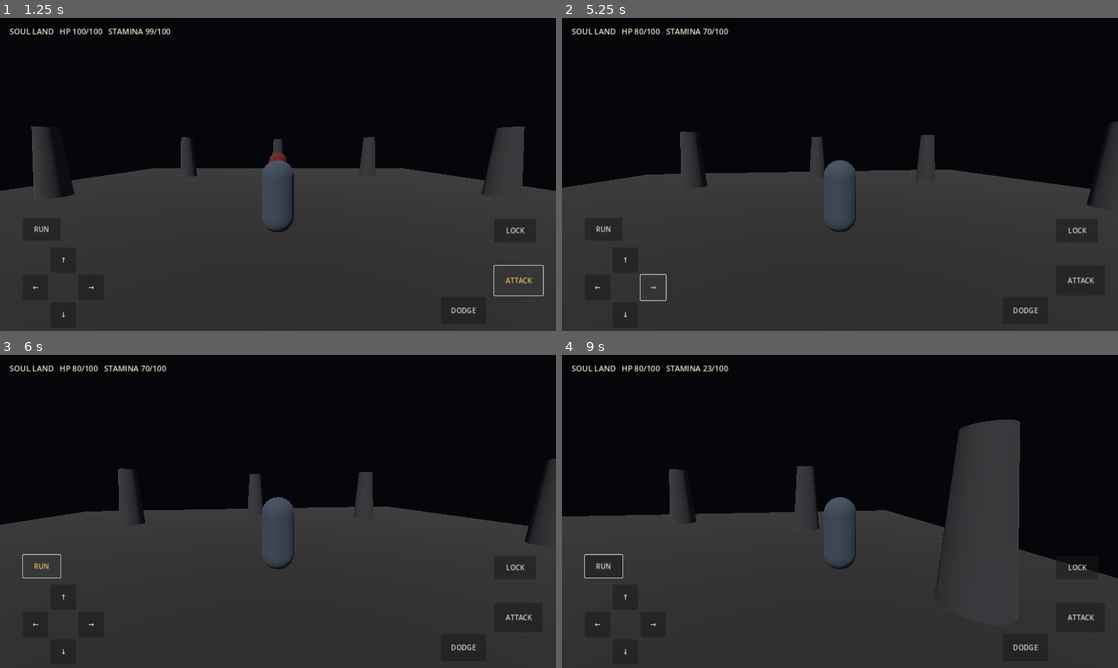
Above: before the commit, frames 1-4 (two rows, left to right).
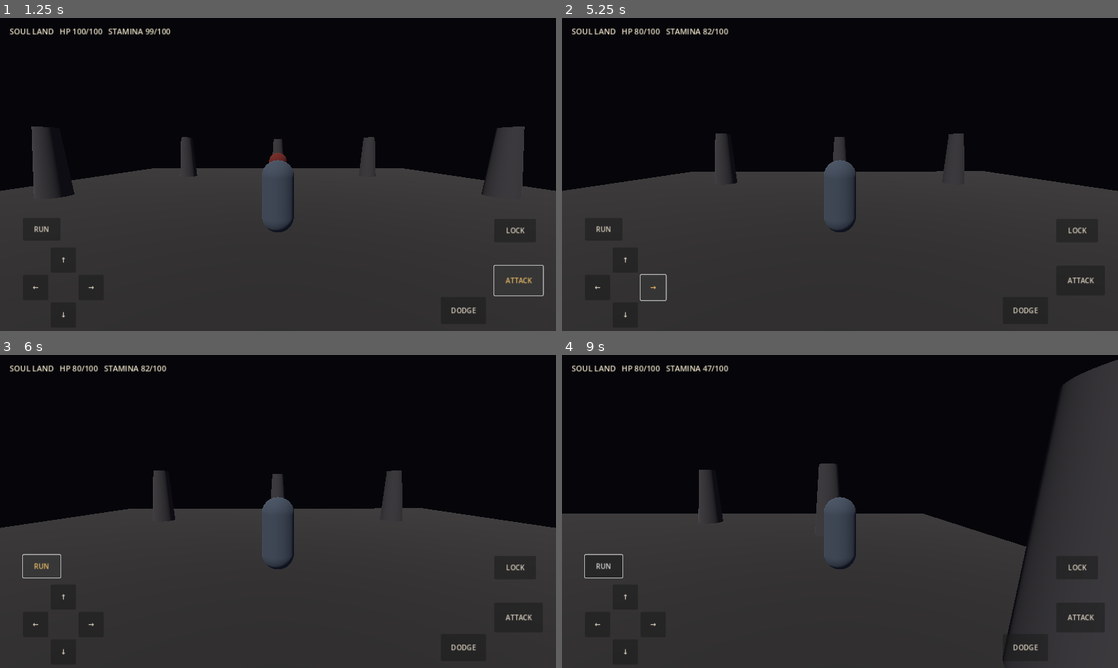
Above: after the commit, the same moments.

Repository: codingscenes2-cyber/SoulLans
Game: Godot game, scene res://scenes/main.tscn
Two runs of this game, one before a commit and one after it. Both use one fixed random seed, a clock stepped at 60 frames per second and the inputs below.
Inputs (mouse positions are in pixels of both pictures, inside the frame that each line leads up to):
- Up to frame 1 (1.25 s): click "ATTACK" at 0.5 s
- Up to frame 2 (5.25 s): click "DODGE" at 1.25 s; click "LOCK" at 2 s; click "↑" at 2.75 s; click "↓" at 3.5 s; click "←" at 4.25 s; click "→" at 5 s
- Up to frame 3 (6 s): click "RUN" at 5.75 s
- Up to frame 4 (9 s): tap Enter at 6.5 s; move the mouse to (962, 495) at 6.52 s; hold D (move_right) 6.53-7.25 s; click (962, 495) at 6.6 s; tap Space (dodge) at 6.8, 8, 8.3 s; drag from (728, 527) to (812, 574) at 7.27 s; move the mouse to (895, 442) at 8.02 s; hold D (move_right) 8.03-8.75 s; click (895, 442) at 8.1 s; drag from (812, 574) to (673, 464) at 8.77 s

Frame 1 is identical in both runs. In frame 2, 3.0% of the frame differs, in the area x 0-100%, y 3-65%; in frame 3, 3.0%; in frame 4, 15%, in the area x 0-100%, y 1-98%.

Commit message:
Replace distance melee check with timed physics hitbox query

Diff:
--- a/scripts/player_controller.gd
+++ b/scripts/player_controller.gd
@@ -19,6 +19,9 @@
 var camera_pivot: Node3D
 var dodge_timer := 0.0
 var attack_cooldown := 0.0
+var attack_windup := 0.0
+var attack_active_timer := 0.0
+var attack_has_hit := false
 var dodge_direction := Vector3.FORWARD
 var locked_on := false
 var camera_yaw := 0.0
@@ -35,6 +38,16 @@
 
 func _physics_process(delta: float) -> void:
     attack_cooldown = maxf(0.0, attack_cooldown - delta)
+    if attack_windup > 0.0:
+        attack_windup -= delta
+        if attack_windup <= 0.0:
+            attack_active_timer = 0.11
+            attack_has_hit = false
+    if attack_active_timer > 0.0:
+        attack_active_timer = maxf(0.0, attack_active_timer - delta)
+        if not attack_has_hit:
+            _resolve_melee_hit()
+            attack_has_hit = true
     dodge_timer = maxf(0.0, dodge_timer - delta)
     invulnerability_timer = maxf(0.0, invulnerability_timer - delta)
     stamina = minf(max_stamina, stamina + 17.0 * delta)
@@ -106,13 +119,30 @@
     invulnerability_timer = 0.22
 
 func perform_attack() -> void:
-    if attack_cooldown > 0.0 or stamina < 12.0:
+    if attack_cooldown > 0.0 or stamina < 12.0 or dodge_timer > 0.0:
         return
     stamina -= 12.0
     attack_cooldown = 0.65
-    if is_instance_valid(target) and global_position.distance_to(target.global_position) <= 2.5:
-        if target.has_method("take_damage"):
-            target.take_damage(attack_damage)
+    attack_windup = 0.13
+
+func _resolve_melee_hit() -> void:
+    var hit_shape := SphereShape3D.new()
+    hit_shape.radius = 0.95
+    var query := PhysicsShapeQueryParameters3D.new()
+    query.shape = hit_shape
+    query.transform = Transform3D(
+        Basis.IDENTITY,
+        global_position - global_transform.basis.z * 1.25 + Vector3.UP * 1.0
+    )
+    query.collision_mask = 1
+    query.collide_with_bodies = true
+    query.collide_with_areas = false
+    query.exclude = [get_rid()]
+    var hits := get_world_3d().direct_space_state.intersect_shape(query, 8)
+    for hit in hits:
+        var collider: Object = hit.get("collider")
+        if is_instance_valid(collider) and collider.has_method("take_damage"):
+            collider.take_damage(attack_damage)
 
 func take_damage(amount: float) -> void:
     if invulnerability_timer > 0.0:
